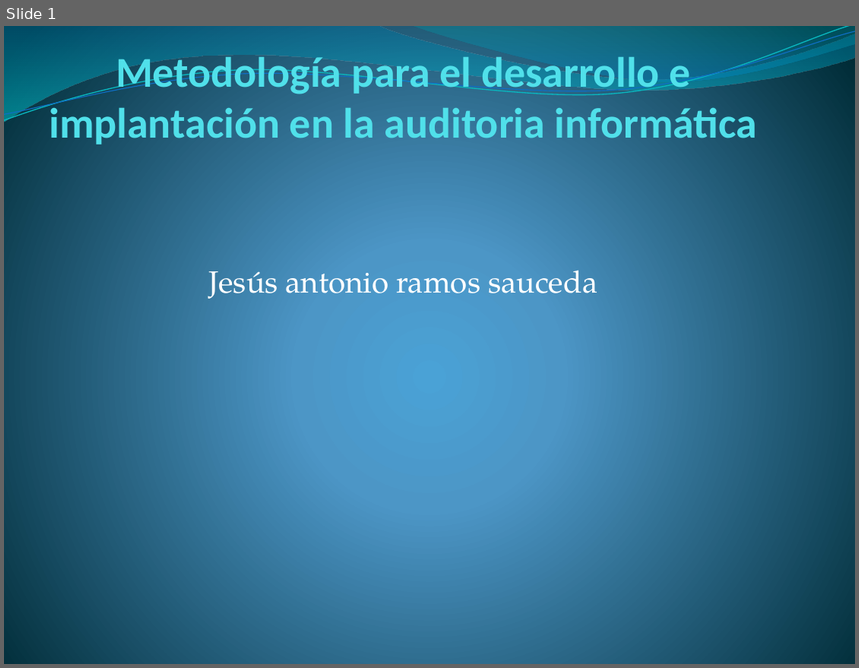
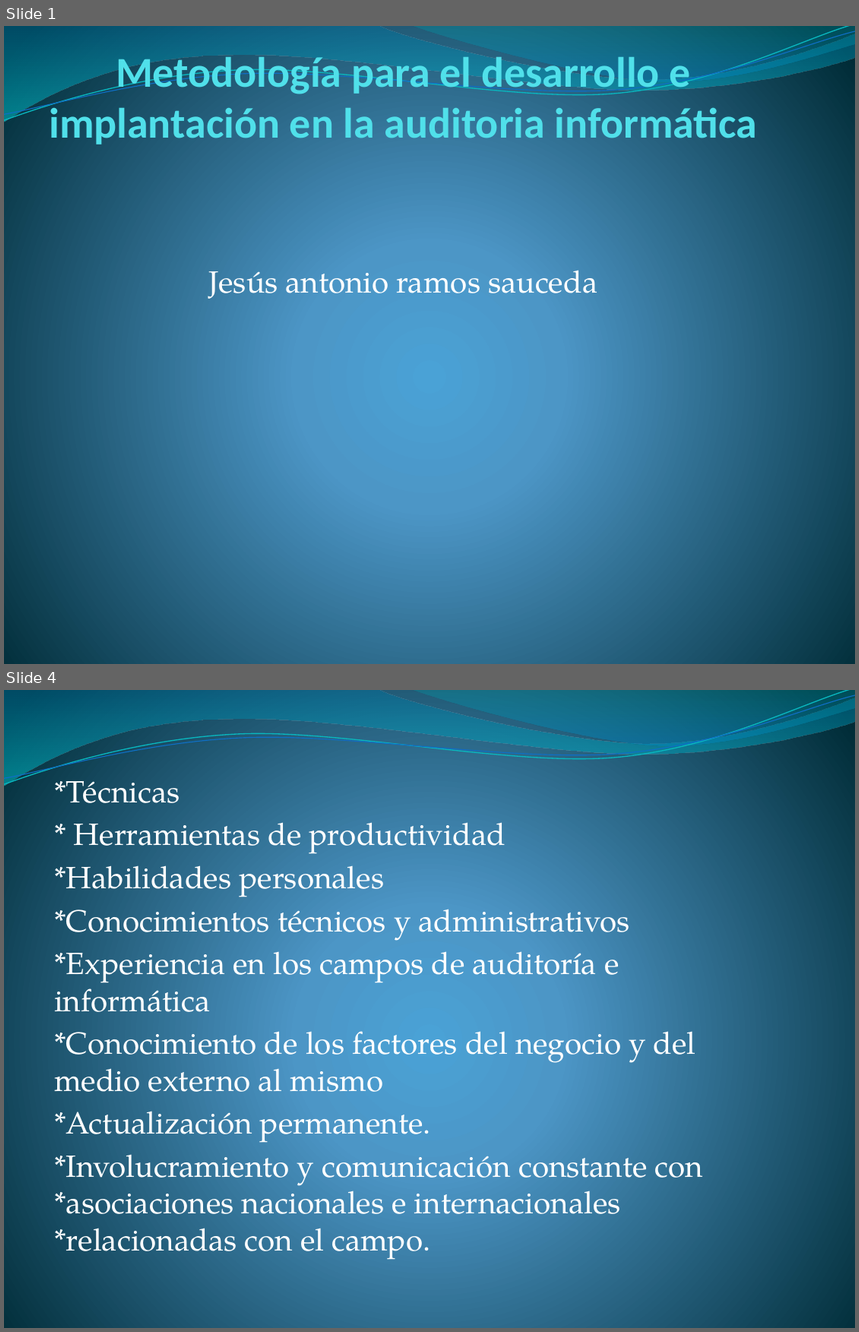
Before and after one commit to lc850/auditoria, a slide deck: Metodología para el desarrollo e implantación en la.pptx. Shown one above the other, each under a label of ours: slide 1 before the commit, slides 1 and 4 after it; the slides between them are not shown. The pictures are 859x668 and 859x1332 pixels, drawn with LibreOffice and Linux fonts; fonts in the diff are those of the drawing. Boxes give left, top, right and bottom in pixels: in the first picture for what was removed or moved away, otherwise in the second. Text is boxed around its words. In the diff, an @@ line names an element or a change of style, - is before the commit and + after.

```diff
--- a/Metodología para el desarrollo e implantación en la.pptx
+++ b/Metodología para el desarrollo e implantación en la.pptx
@@ slide 4 added at (x1=4, y1=690, x2=855, y2=1328), background gradient #4AA0D6 to #4C98C7 to #002C38; not listed: 4 template elements that a slide beside it also shows @@
@@ subtitle added at (x1=54, y1=781, x2=704, y2=1252), 26 pt, text #FFFFFF @@
+*Técnicas
+* Herramientas de productividad
+*Habilidades personales
+*Conocimientos técnicos y administrativos
+*Experiencia en los campos de auditoría e informática
+*Conocimiento de los factores del negocio y del medio externo al mismo
+*Actualización permanente.
+*Involucramiento y comunicación constante con *asociaciones nacionales e internacionales *relacionadas con el campo.
```
Also in this commit, not shown: 2 other slides added.
